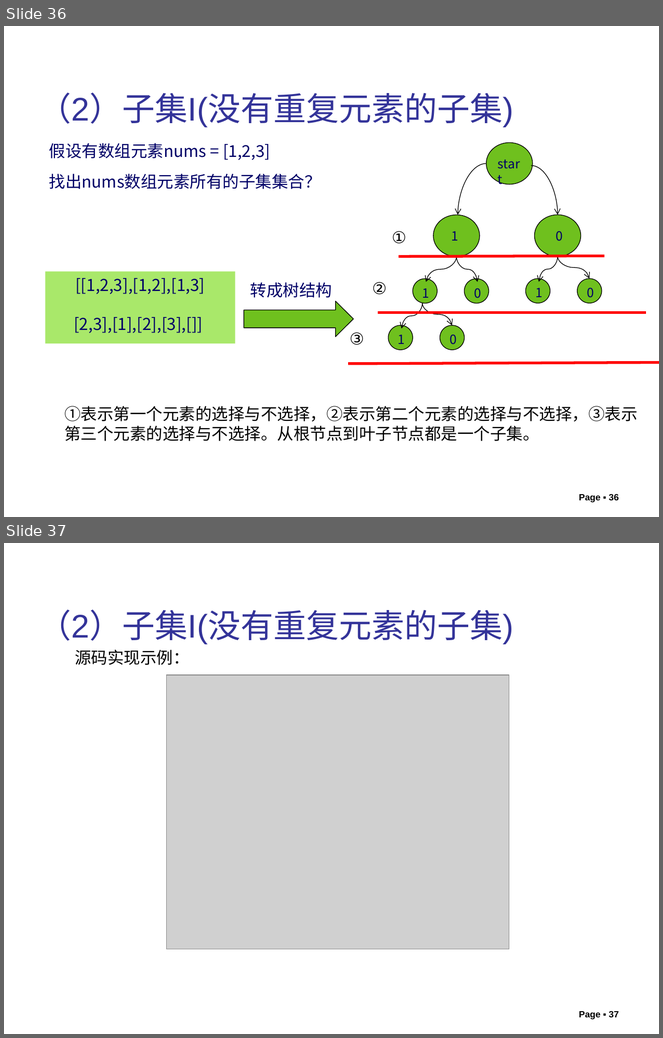
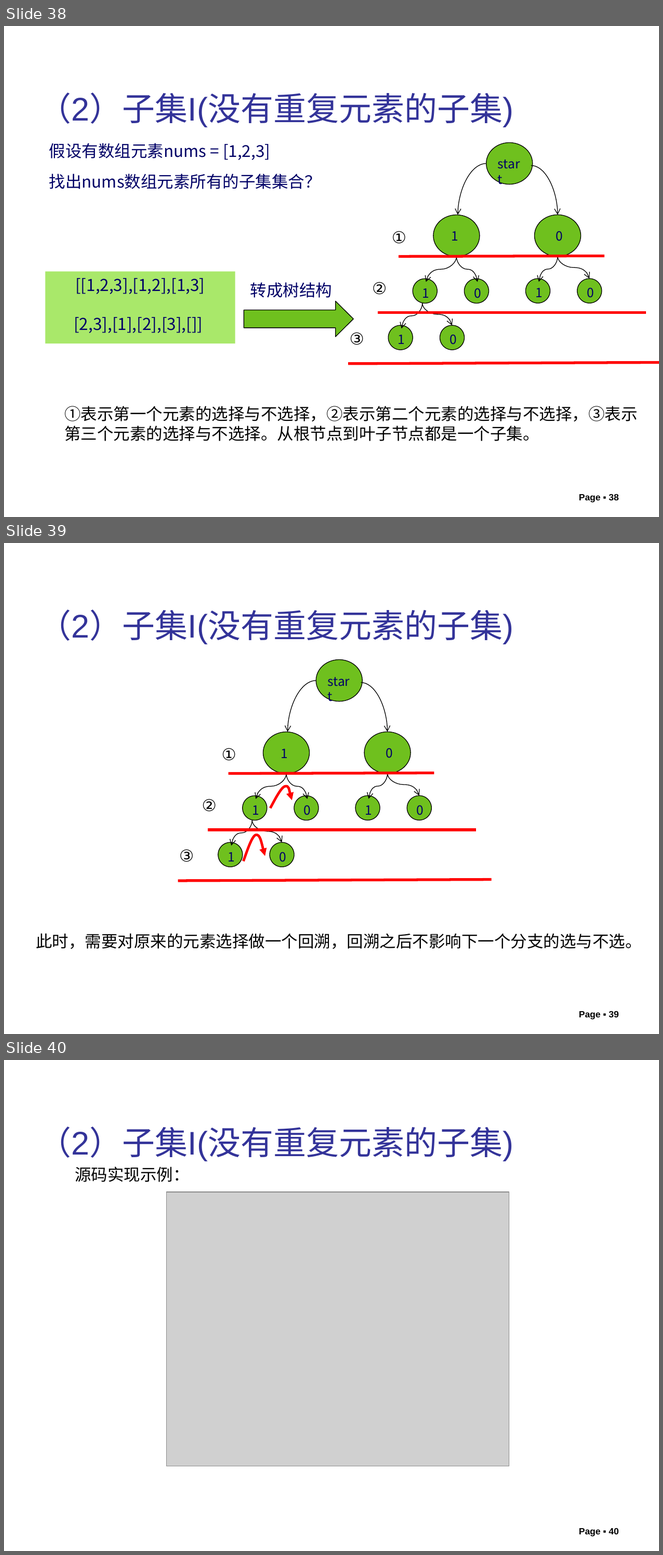
Before and after one commit to liutongling/DP, a slide deck: file/第6章 回朔法.pptx. Shown one above the other, each under a label of ours: slides 36 and 37 before the commit, slides 38, 39 and 40 after it. The pictures are 663x1038 and 663x1555 pixels, drawn with LibreOffice and Linux fonts; fonts in the diff are those of the drawing; grey boxes stand for pictures; background and template pictures are left out. Boxes give left, top, right and bottom in pixels: in the first picture for what was removed or moved away, otherwise in the second. Text is boxed around its words. In the diff, an @@ line names an element or a change of style, - is before the commit and + after.

```diff
--- a/file/第6章 回朔法.pptx
+++ b/file/第6章 回朔法.pptx
@@ slide 39 added at (4,543,659,1034), background #FFFFFF @@
@@ text added at (39,610,514,644), 36 pt, text #333399 @@
+（2）子集I(没有重复元素的子集)
@@ ellipse added at (316,659,362,702), fill #6FC01E, outline #000000 0.75 pt @@
@@ curved arrow added from (316, 681) to (288, 732), #000000 0.75 pt @@
@@ text added at (321,670,361,695), 14 pt, text #000066 @@
+start
@@ curved arrow added from (361, 682) to (387, 732), #000000 0.75 pt @@
@@ ellipse added at (263,732,310,774), fill #6FC01E, outline #000000 0.75 pt @@
@@ ellipse added at (364,732,411,774), fill #6FC01E, outline #000000 0.75 pt @@
@@ text added at (222,748,236,761), 18 pt, text #000000 @@
+①
@@ text added at (281,749,288,758), 14 pt, text #000066 @@
+1
@@ text added at (386,748,393,758), 14 pt, text #000066 @@
+0
@@ line added from (229, 774) to (435, 773), #FF0000 3 pt @@
@@ curved arrow added from (286, 774) to (256, 799), #000000 0.75 pt @@
@@ curved arrow added from (286, 774) to (307, 799), #000000 0.75 pt @@
@@ curved arrow added from (387, 774) to (369, 799), #000000 0.75 pt @@
@@ curved arrow added from (387, 774) to (419, 796), #000000 0.75 pt @@
@@ freeform shape added at (271,787,292,808), outline #FF0000 2.75 pt @@
@@ text added at (202,799,217,812), 18 pt, text #000000 @@
+②
@@ ellipse added at (243,796,267,820), fill #6FC01E, outline #000000 0.75 pt @@
@@ text added at (252,806,259,815), 14 pt, text #000066 @@
+1
@@ ellipse added at (294,796,319,820), fill #6FC01E, outline #000000 0.75 pt @@
@@ text added at (304,805,311,815), 14 pt, text #000066 @@
+0
@@ ellipse added at (356,796,380,820), fill #6FC01E, outline #000000 0.75 pt @@
@@ text added at (365,806,373,815), 14 pt, text #000066 @@
+1
@@ ellipse added at (407,796,431,820), fill #6FC01E, outline #000000 0.75 pt @@
@@ text added at (417,805,424,815), 14 pt, text #000066 @@
+0
@@ group added at (218,820,294,866): 2 ellipses, 2 texts, 2 curved arrows @@
+0
+1
@@ line added from (208, 830) to (476, 830), #FF0000 3 pt @@
@@ freeform shape added at (243,835,265,861), outline #FF0000 2.75 pt @@
@@ text added at (179,849,194,862), 18 pt, text #000000 @@
+③
@@ line added from (178, 881) to (491, 880), #FF0000 3 pt @@
@@ text added at (36,934,642,949), 18 pt, text #000000 @@
+此时，需要对原来的元素选择做一个回溯，回溯之后不影响下一个分支的选与不选。
@@ page number added at (579,1012,619,1020), 10 pt, text #000000, bold @@
+Page ▪ 39
@@ what was slide 36 is now slide 38 @@
@@ what was slide 37 is now slide 40 @@
@@ page number at (579,1528,619,1537): text changed @@
-Page ▪ 37
+Page ▪ 40
```
Also in this commit, not shown: 4 slides changed, 9 other slides added, 5 other files.
